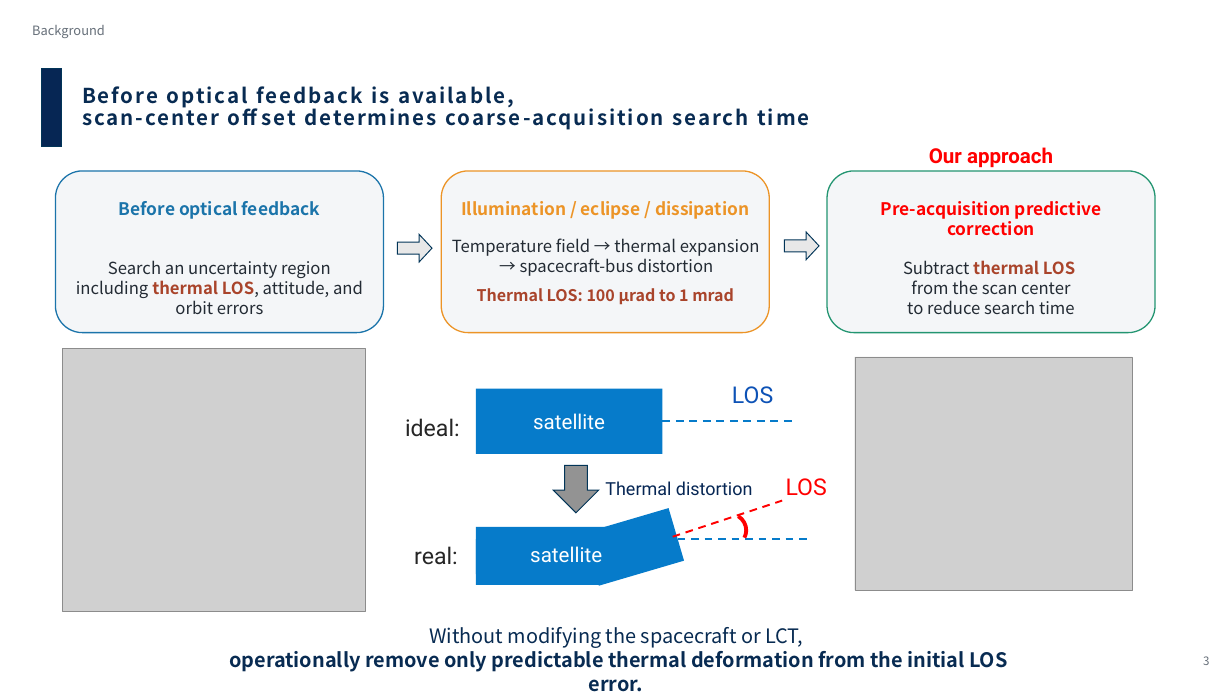
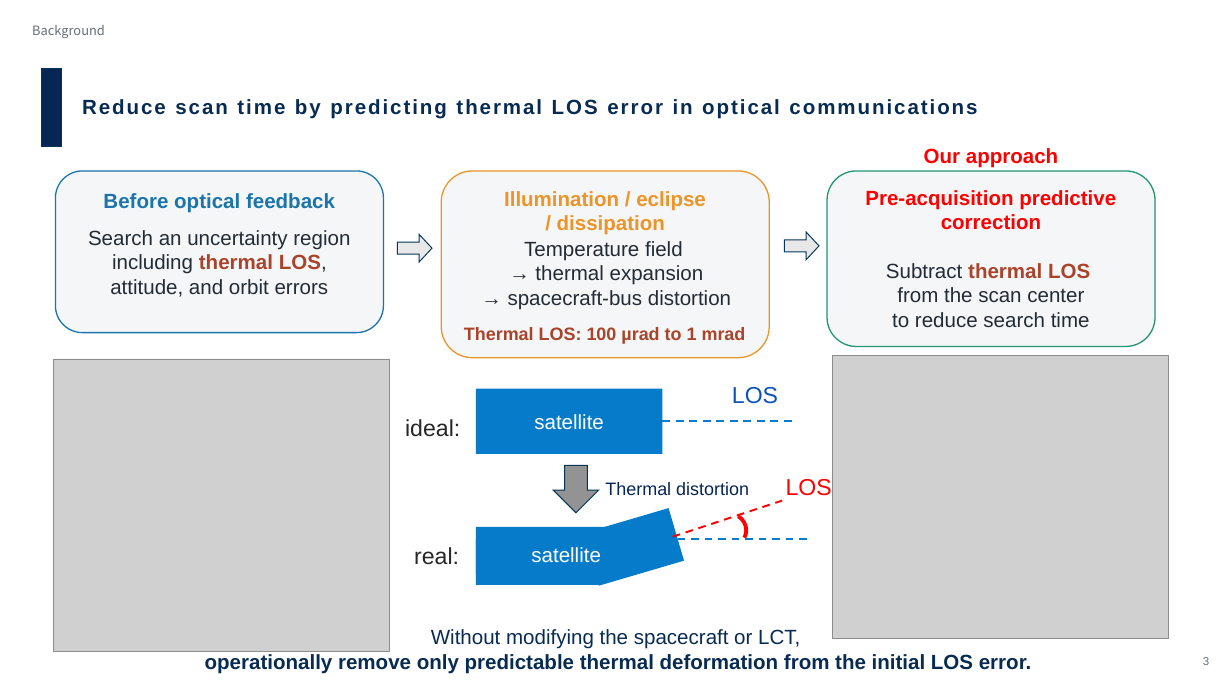
Before and after one commit to Hideki-1029/thermal-deformation-optcomm, a slide deck: slide 3 of papers/ICSO/slides/en_ICSO2026_slides_takamoto.pptx. Drawn at 1232x693 pixels with LibreOffice and Linux fonts; fonts in the diff are those of the drawing; grey boxes stand for pictures; background and template pictures are left out. Boxes give left, top, right and bottom in pixels: in the first picture for what was removed or moved away, otherwise in the second. Text is boxed around its words. In the diff, an @@ line names an element or a change of style, - is before the commit and + after.

```diff
--- a/papers/ICSO/slides/en_ICSO2026_slides_takamoto.pptx
+++ b/papers/ICSO/slides/en_ICSO2026_slides_takamoto.pptx
@@ title at (82, 99, 977, 119): text changed; font Noto Sans CJK JP to Arial @@
-Before optical feedback is available,
-scan-center offset determines coarse-acquisition search time
+Reduce scan time by predicting thermal LOS error in optical communications
@@ rounded rectangle: place and size @@
-rounded rectangle at (441, 171, 769, 333)
+rounded rectangle at (441, 171, 769, 358)
@@ rounded rectangle: place and size @@
-rounded rectangle at (827, 171, 1155, 333)
+rounded rectangle at (827, 171, 1155, 347)
@@ text "Before optical feedback" at (103, 193, 335, 212): size 27 to 32 pt, font Noto Sans CJK JP to Arial @@
@@ text "Before optical feedback": place and size @@
-text "Before optical feedback" at (119, 201, 320, 219)
+text "Before optical feedback" at (103, 193, 335, 212)
@@ text at (504, 191, 706, 235): text changed; size 27 to 32 pt; font Noto Sans CJK JP to Arial @@
-Illumination / eclipse / dissipation
+Illumination / eclipse
+/ dissipation
@@ text "Pre-acquisition predictive correction": place and size @@
-text "Pre-acquisition predictive correction" at (881, 201, 1101, 236)
+text "Pre-acquisition predictive correction" at (865, 190, 1116, 230)
@@ text "Pre-acquisition predictive correction" at (865, 190, 1116, 230): size 27 to 32 pt, font Noto Sans CJK JP to Arial @@
@@ text "Search an uncertainty region including ..." at (88, 230, 350, 297): size 26 to 32 pt, font Noto Sans CJK JP to Arial @@
@@ text "Search an uncertainty region including ...": place and size @@
-text "Search an uncertainty region including ..." at (76, 260, 363, 314)
+text "Search an uncertainty region including ..." at (88, 230, 350, 297)
@@ text at (508, 241, 731, 310): text changed; size 26 to 32 pt; font Noto Sans CJK JP to Arial @@
-Temperature field → thermal expansion
-→ spacecraft-bus distortion
+Temperature field
+→ thermal expansion
+→ spacecraft-bus distortion
@@ text "Subtract thermal LOS" at (886, 263, 1090, 327): size 26 to 32 pt, font Noto Sans CJK JP to Arial @@
@@ text "Thermal LOS: 100 µrad to ...": place and size @@
-text "Thermal LOS: 100 µrad to ..." at (477, 288, 734, 305)
+text "Thermal LOS: 100 µrad to ..." at (464, 327, 746, 344)
@@ text "Thermal LOS: 100 µrad to ..." at (464, 327, 746, 344): size 25 to 28 pt, font Noto Sans CJK JP to Arial @@
@@ picture: place and size @@
-picture at (62, 348, 365, 612)
+picture at (54, 359, 390, 652)
@@ picture: place and size @@
-picture at (855, 357, 1132, 591)
+picture at (832, 356, 1168, 638)
@@ font Roboto to Arial in 6 elements at (924, 148, 1058, 168), (476, 389, 663, 454), (732, 387, 778, 404), (786, 479, 832, 496), (605, 482, 749, 495), (531, 547, 601, 563) @@
@@ text "Without modifying the spacecraft or ..." at (205, 629, 1031, 673): size 31 to 32 pt, font Noto Sans CJK JP to Arial @@
@@ text "3" at (1203, 657, 1209, 665): font Noto Sans CJK JP to Arial @@
```
Also in this commit, not shown: 14 other slides changed, 1 other file.
